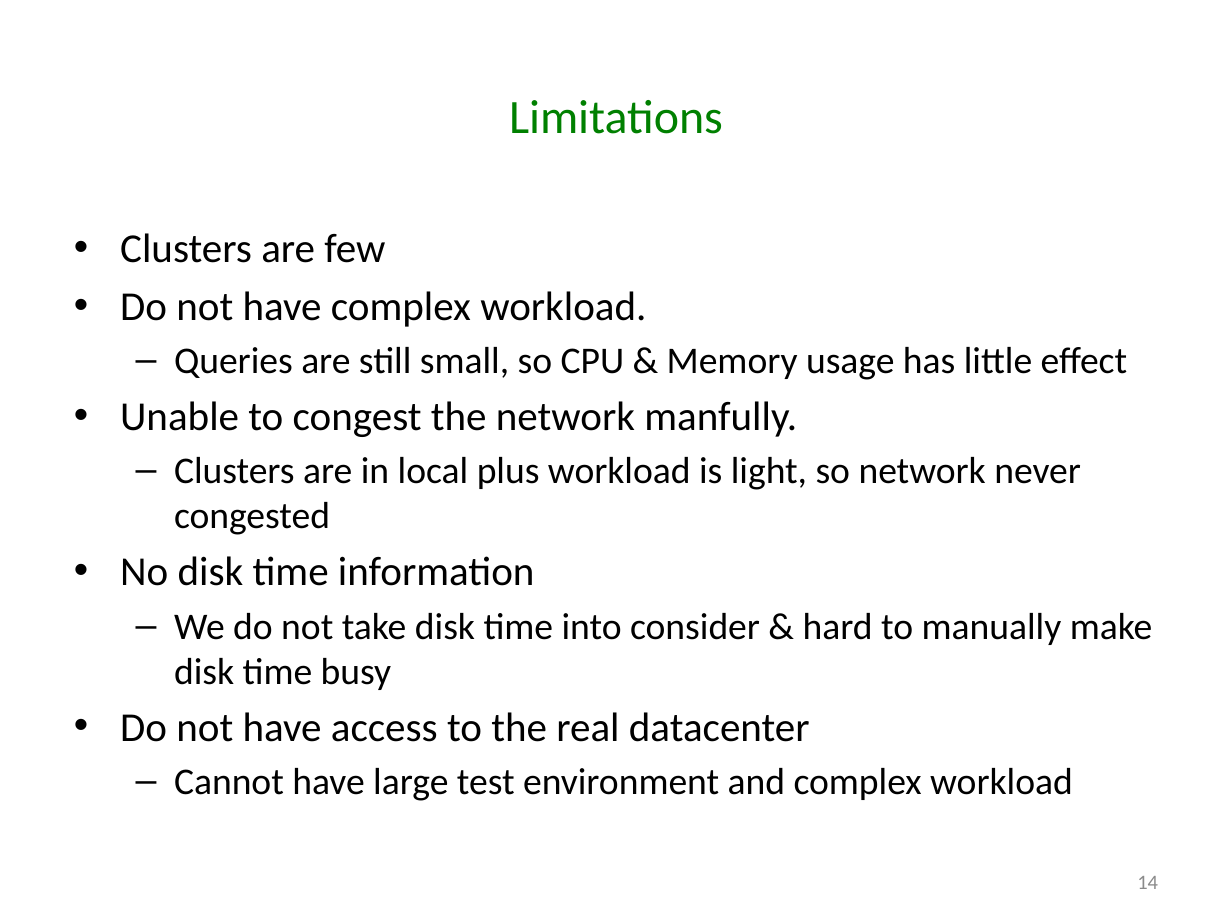
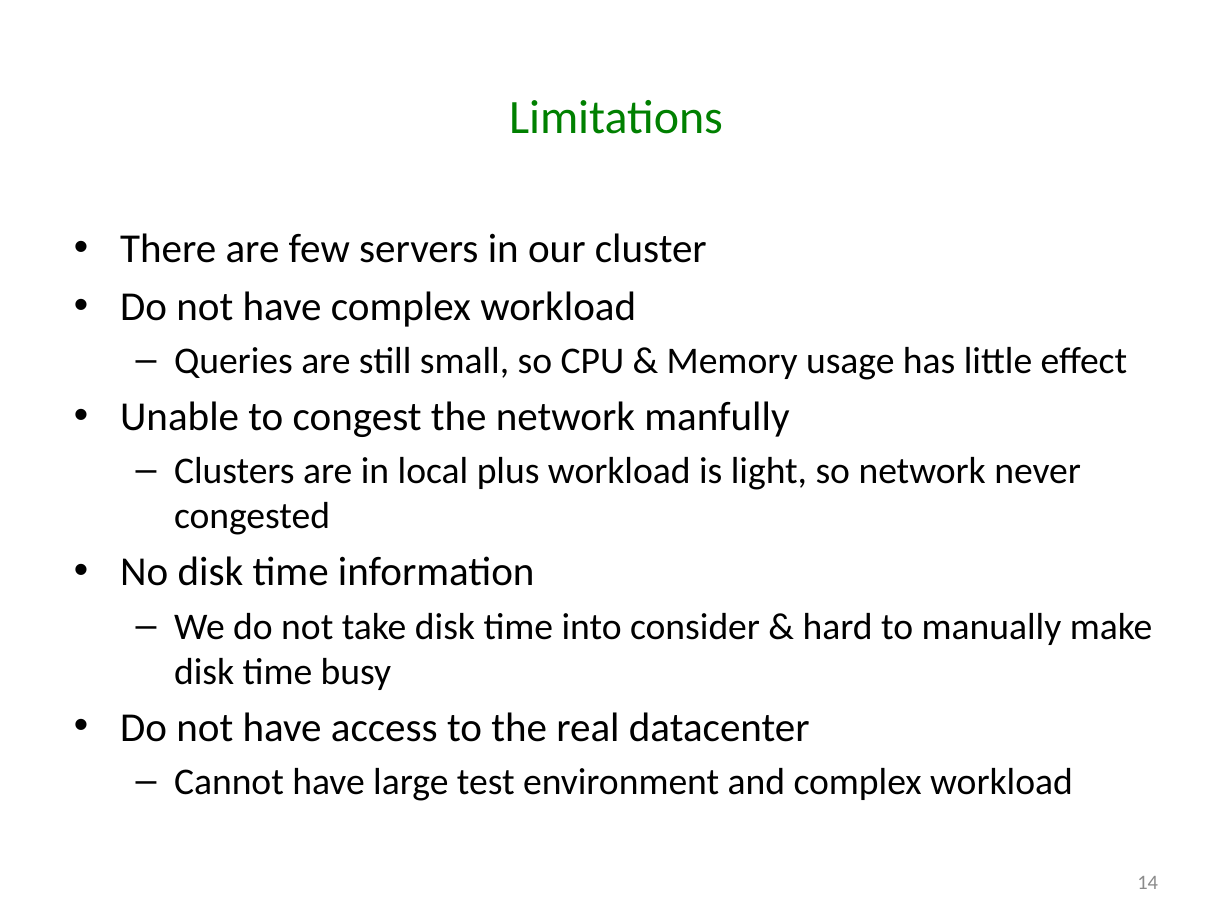
Before and after one commit to godares79/CS848-Project, a slide deck: slide 14 of PresentationSlides/Presentation.pptx. Drawn at 1232x924 pixels with LibreOffice and Linux fonts; fonts in the diff are those of the drawing. Boxes give left, top, right and bottom in pixels: in the first picture for what was removed or moved away, otherwise in the second. Text is boxed around its words. In the diff, an @@ line names an element or a change of style, - is before the commit and + after.

Commit message:
slides

```diff
--- a/PresentationSlides/Presentation.pptx
+++ b/PresentationSlides/Presentation.pptx
@@ text at box(120, 233, 707, 327): text changed @@
-• Clusters are few
-• Do not have complex workload.
+• There are few servers in our cluster
+• Do not have complex workload
@@ text at box(120, 401, 789, 437): text changed @@
-• Unable to congest the network manfully.
+• Unable to congest the network manfully
```
